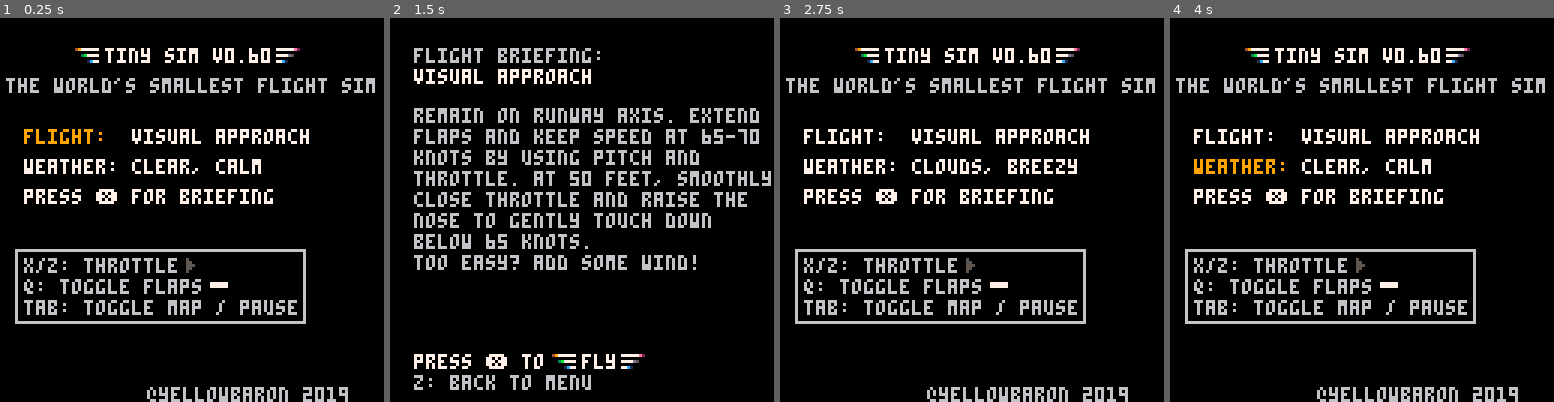
Above: before the commit, frames 1-4 (left to right).
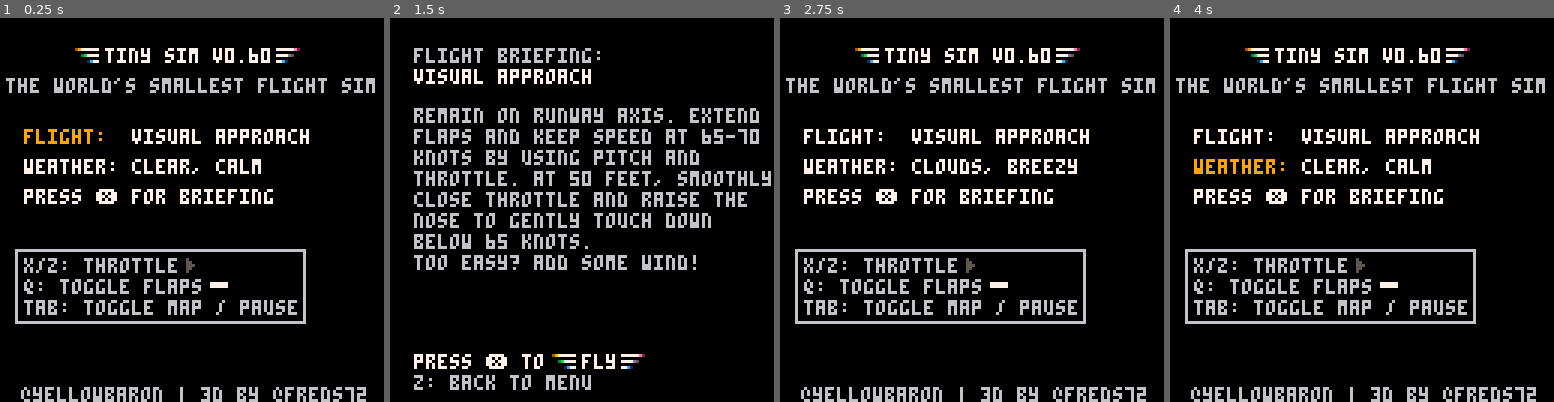
Above: after the commit, the same moments.

Repository: freds72/tiny_sim
Game: PICO-8 cartridge carts/tinysim.p8
Same seed, same stepped clock (60 frames per second), same inputs: the game is played once before the commit and once after it.
Inputs:
- Up to frame 1 (0.25 s): no input
- Up to frame 2 (1.5 s): tap X (X key) at 0.33, 1.07 s; tap O (Z key) at 0.7 s
- Up to frame 3 (2.75 s): hold Right 1.6-2.1 s; tap O (Z key) at 1.7, 2.1, 2.5 s; tap X (X key) at 1.85 s; hold Up 2.15-2.42 s; hold Right from 2.47 s (still down)
- Up to frame 4 (4 s): tap O (Z key) at 2.9, 3.3, 3.7 s; tap X (X key) at 2.97 s; release Right at 3.03 s; hold Left 3.08-3.58 s; hold Down 3.63-3.97 s

The runs differ from the first frame. In frame 1, 1.6% of the frame differs, in the area x 5-96%, y 96-100%; in frame 2, nothing differs; in frame 3, 1.6%; in frame 4, 1.6%.

Commit message:
updated crash detection system (still wip)

Diff:
--- a/carts/tinysim.p8
+++ b/carts/tinysim.p8
@@ -2,7 +2,7 @@
 version 16
 __lua__
 --tiny sim 0.60
---@yellowbaron, @freds72
+--@yellowbaron, 3d engine @freds72
 
 --scenarios (name,lat,lon,hdg,alt,pitch,bank,throttle,gps dto,nav1,nav2)
 local scenarios={
@@ -91,7 +92,7 @@
  crs=0
  cdi=0
  --
- rec=0
+ rec,t=0,0
  flight={}
 
  --3d
@@ -183,6 +184,7 @@
     plag-=plag/abs(plag)
   end
   if(abs(pitch)>=45) pitch*=45/abs(pitch)
+		if alt==0 then pitch=max(pitch,0) end
 end
 
 function movebank()
@@ -201,6 +203,7 @@
   if(abs(bank)>160) pitch-=0.15
   if(bank>180) bank-=360
   if(bank<-180) bank+=360
+		if(alt==0) bank/=1.3
 end
 
 function dispai()
@@ -262,7 +265,9 @@
   local coeff=88
   if(vs<0) coeff=74
   vs=tas*-(sin((pitch-aoa)/360))*coeff
+		if alt==0 then vs=max(vs,0) end
   alt+=vs/1800
+		alt=max(alt,0)
 end
 
 function dispalt()
@@ -314,6 +319,7 @@
   local targetspeed=38.67+rpm/30-3.8*pitch --3.6
   targetspeed=mid(targetspeed,-30,200)
   if(flps==1) targetspeed-=10
+		if(alt==0) targetspeed-=40
   tas+=(targetspeed-tas)/250
   ias=tas/(1+alt/1000*0.02) --2% per 1000 ft
 end
@@ -464,9 +470,13 @@
   if aoa>=critical then
     slag=45
     plag=0
-    blag=-10
-  end
-  pitch-=slag*0.008
+    if(alt>0) blag=-10
+  end
+  if alt>0 then
+			 pitch-=slag*0.008
+		else
+			 pitch-=slag*0.003
+		end
   if (slag>=1) slag-=1
 end
 
@@ -494,22 +504,24 @@
   if(abs(cdi)>9) cdi=9*cdi/abs(cdi)
 end
 
-function crash()
+function state()
   if ias>180 then
     menu=2
-    return "crash: exceeded vmax"
-  end
-  if alt<=9 then
-    menu=2
+    return "crash: exceeded maximum speed"
+  end
+  if alt==0 then
+    --menu=2
     local h=abs(heading-db[dto][5])
     if vs>-300 and tas<65 and pitch>=0 then
       if (h<5 or abs(h-180)<5) and dist[dto]<0.3 then
-        return "good landing!"
+						  t = rec+60
+								return "good landing!"
       else
-        return "off-airport landing..."
+        t = rec+60
+								return "off-airport landing"
       end
     else
-      return "crash: collision with terrain"
+						return "crash: collision with terrain"
     end
   end
   return false
@@ -523,7 +535,7 @@
 end
 
 function dispflaps()
- line(4,74,4,79,5)
+	line(4,74,4,79,5)
  line(5,74,5,79,13)
  if flps==1 then
    rectfill(2,78,7,79,7)
@@ -560,6 +572,14 @@
 function blackbox()
   rec+=1
   if(rec%150==1) add(flight, {lat,lon,alt})
+end
+
+function flash(message)
+		if rec<t and message then
+    local c = frame%16<8 and 7 or 9
+    rectfill(0,9,127,15,5)
+    print(message,10,10,c)
+		end
 end
 
 function drawmenu()
@@ -580,7 +600,7 @@
   rect(5,77,101,101,6)
   rectfill(70,88,75,89,7) --flaps
   spr(4,62,80) --throttle
-  print("@yellowbaron 2019",49,123,6)
+  print("@yellowbaron | 3d by @freds72",7,123,6)
 end
 
 function drawmap(message)
@@ -619,7 +639,7 @@
     pset(x,y,10)
   end
   if message then
-    rectfill(1,9,128,15,5)
+    rectfill(0,9,127,15,5)
     print(message,10,10,c)
   end
   print("1 nm",112,110,7)
@@ -784,13 +804,13 @@
     stall()
     calcgs()
     calccdi()
-    message=crash()
+    message=state()
     flaps()
     blackbox()
     --3d
   	zbuf_clear()
 
-    local q=make_q(v_right,-pitch/360)
+   local q=make_q(v_right,-pitch/360)
 	  q_x_q(q,make_q(v_fwd,-bank/360))
 	  local q2=make_q(v_up,heading/360-0.25)
 	  q_x_q(q2,q)
@@ -844,7 +864,7 @@
   	spr(50,-4,29)
 			sspr(15,24,1,8,12,26,116,8)
 
-   -- print(lat.."/"..lon,2,2,7)
+			flash(message)
   end
 end
 
